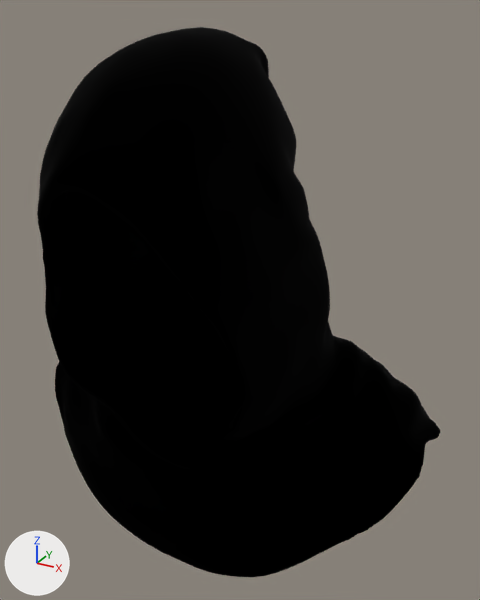
Before and after pictures for a commit that changed the glTF model public/cowl/scene.gltf.
One viewpoint serves both versions: a 50 mm camera at (0.328, -0.487, 1.863) aimed at (0.036, 0.044, 1.598). Lighting does not change. The marker at lower left points along +X, +Y and +Z. The picture after the commit comes second. Where no turn or scale is listed for an object, it has been applied to the vertices.

Objects in the first picture: 'defaultMaterial'.
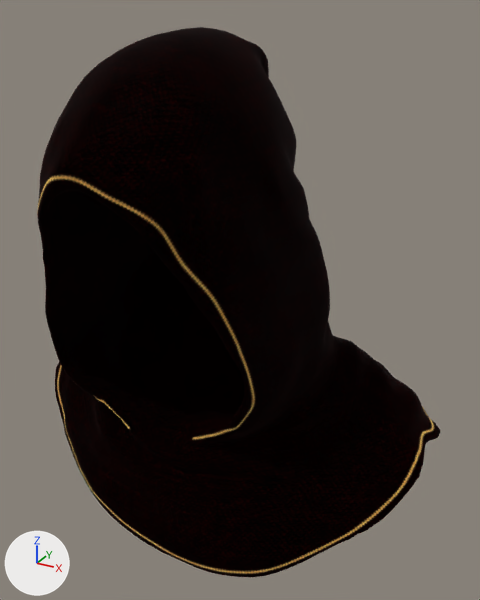
Pixel boxes (x1, y1, x2, y2) of what changed, in the pictures (480 x 600 px):
'defaultMaterial', surface changed: (37, 33, 438, 577) in both

Edits to the bpy script that builds the scene:
```text
Add img_base_material_001_1001_basecolor_jpeg:
    img_base_material_001_1001_basecolor_jpeg = load_image('base_material_001_1001_baseColor.jpeg', 'textures/base_material_001_1001_baseColor.jpeg', 4096, 4096, 'sRGB')
Change mat_base_material_001_1001:
    remove mat_base_material_001_1001.base_color = (0.0, 0.0, 0.0)  # black #000000
    add mat_base_material_001_1001.texture = img_base_material_001_1001_basecolor_jpeg
```
